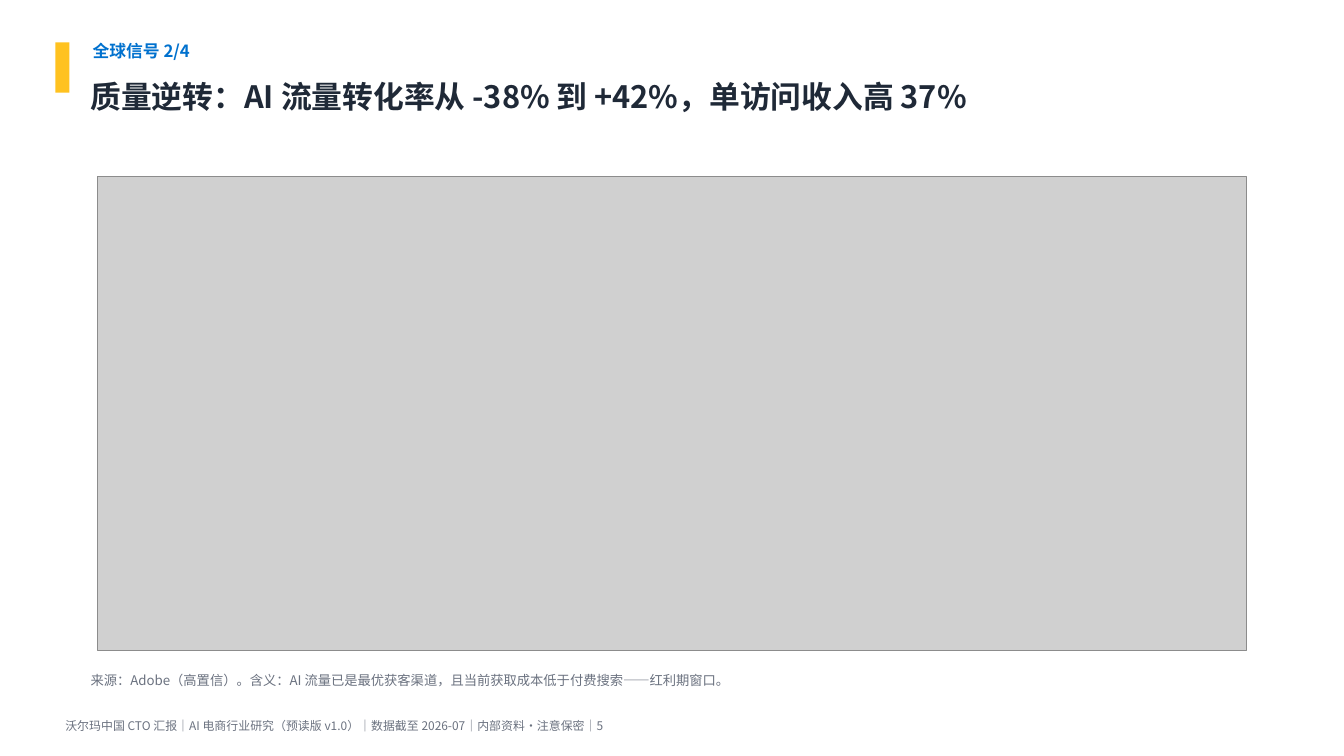
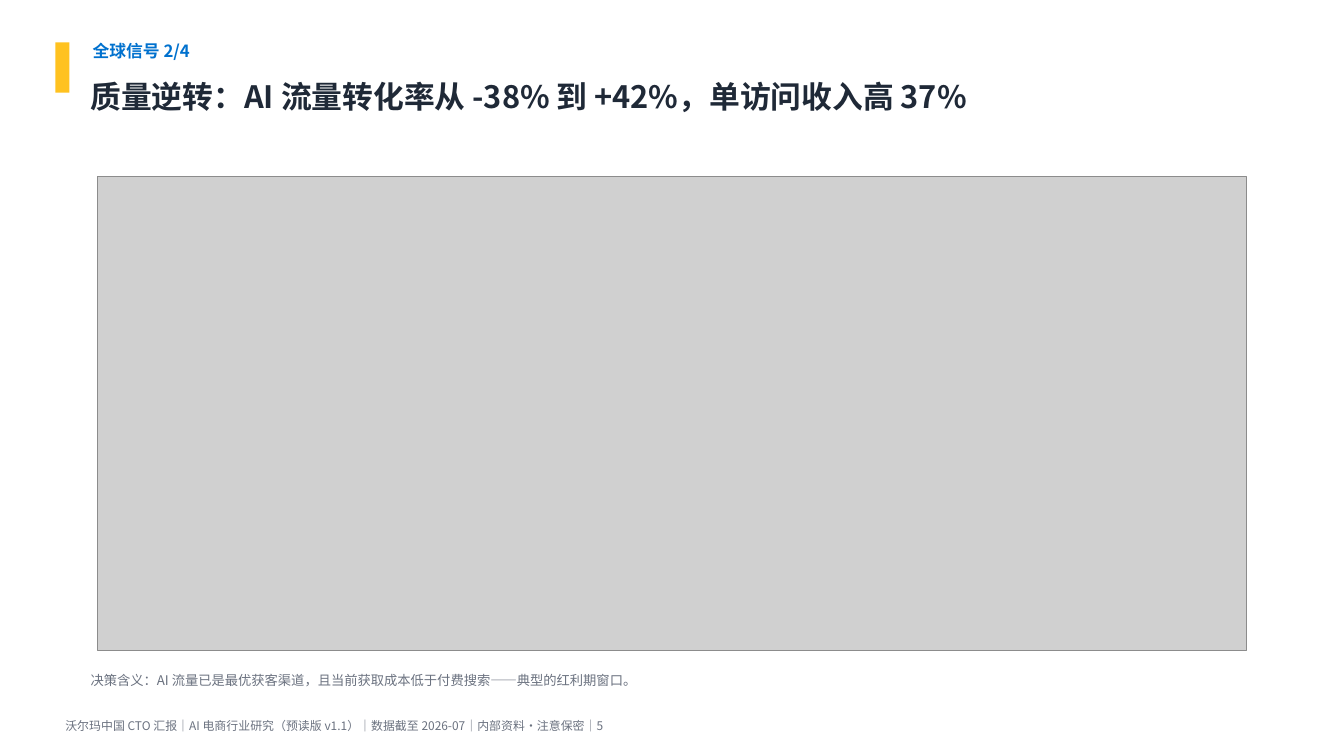
Before and after one commit to breeze2623-create/Aicommerce, a slide deck: slide 5 of report/AI电商行业研究_沃尔玛中国CTO汇报.pptx. Drawn at 1344x756 pixels with LibreOffice and Linux fonts; fonts in the diff are those of the drawing; grey boxes stand for pictures. Boxes give left, top, right and bottom in pixels: in the first picture for what was removed or moved away, otherwise in the second. Text is boxed around its words. In the diff, an @@ line names an element or a change of style, - is before the commit and + after.

```diff
--- a/report/AI电商行业研究_沃尔玛中国CTO汇报.pptx
+++ b/report/AI电商行业研究_沃尔玛中国CTO汇报.pptx
@@ text at <box>91,674,637,686</box>: text changed @@
-来源：Adobe（高置信）。含义：AI 流量已是最优获客渠道，且当前获取成本低于付费搜索——红利期窗口。
+决策含义：AI 流量已是最优获客渠道，且当前获取成本低于付费搜索——典型的红利期窗口。
@@ text at <box>65,720,604,731</box>: text changed @@
-沃尔玛中国 CTO 汇报｜AI 电商行业研究（预读版 v1.0）｜数据截至 2026-07｜内部资料·注意保密｜5
+沃尔玛中国 CTO 汇报｜AI 电商行业研究（预读版 v1.1）｜数据截至 2026-07｜内部资料·注意保密｜5
```
Also in this commit, not shown: 17 other slides changed, 1 slide added, 5 other files.
